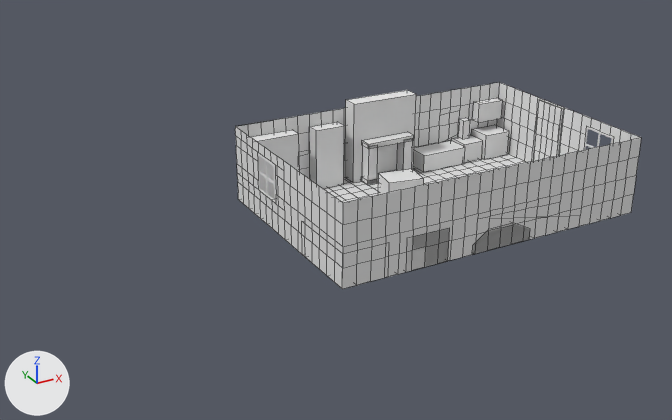
One commit to the Blender file Map.blend: the scene before it, then after it.
Both versions are drawn from a 50 mm camera at (-11.45, -16.25, 8.56) aimed at (-2.53, -0.03, 0.44). Arrows for +X, +Y and +Z are at lower left; the lights stay in place. Mesh edges are drawn as thin lines on the coarser meshes.
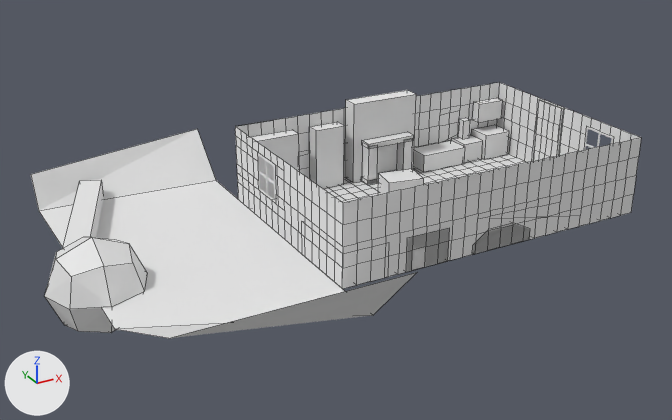
What changed in the scene script:
```text
Add mat_material_grass:
    mat_material_grass = diffuse_material('material_grass')
    mat_material_grass.base_color = (0.8, 0.8, 0.8)  # white #e7e7e7
Add me_plane:
    me_plane.from_pydata([(-3.12, -5.58, 1.5), (1.13, -5.58, 1.5), (-3.12, 3.92, 0.75), (1.13, 4.42, 1.0), (-3.12, 3.52, 0.0), (1.13, 3.32, 0.0), (1.13, -4.22, 0.0), (-3.12, -2.44, 0.0)], [], [(0, 1, 6, 7), (4, 5, 3, 2), (7, 6, 5, 4)])
    me_plane.materials.append(mat_material_grass)  # its picture is missing
Add me_cube_018:
    me_cube_018.from_pydata(...)  # 56 vertices, 54 faces; spans x -1.0..1.0, y -1.0..1.0, z -1.0..1.0
Add me_cube_025:
    me_cube_025.from_pydata(...)  # a box spanning x -1.0..1.0, y -1.0..1.0, z -1.0..1.0
    me_cube_025.materials.append(mat_material_grass)  # its picture is missing
Add ob_plane:
    ob_plane = bpy.data.objects.new('Plane', me_plane)
    ob_plane.location = (-4.88, 0.58, 0.0)
Add ob_cube_030:
    ob_cube_030 = bpy.data.objects.new('Cube.030', me_cube_018)
    ob_cube_030.location = (-7.82, -0.08, 0.02)
Add ob_cube_031:
    ob_cube_031 = bpy.data.objects.new('Cube.031', me_cube_025)
    ob_cube_031.location = (-7.4, 2.36, 0.2)
    ob_cube_031.rotation_euler = (0.0, 0.0, -0.349)  # degrees (0, 0, -20)
    ob_cube_031.scale = (0.25, 2.0, 0.25)
```

Boxes [x1, y1, x2, y2] around the edits, measured in the pictures (672 x 420 px):
'Plane', added: after [31, 129, 417, 338]
'Cube.030', added: after [45, 237, 147, 333]
'Cube.031', added: after [62, 180, 103, 249]
